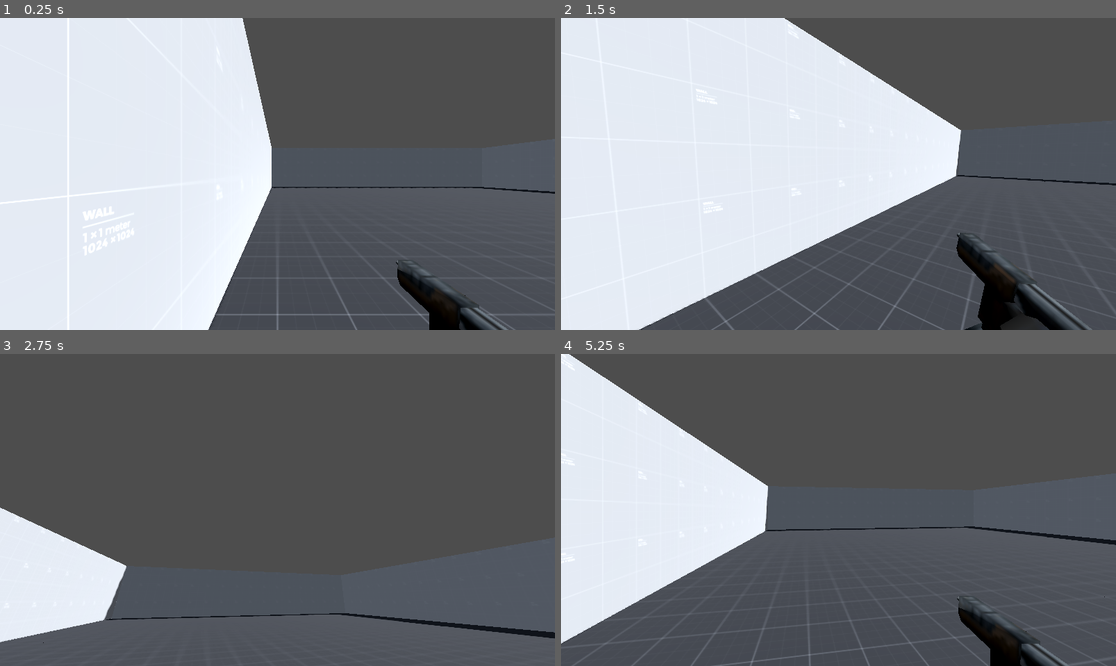
Above: before the commit, frames 1-4 (two rows, left to right).
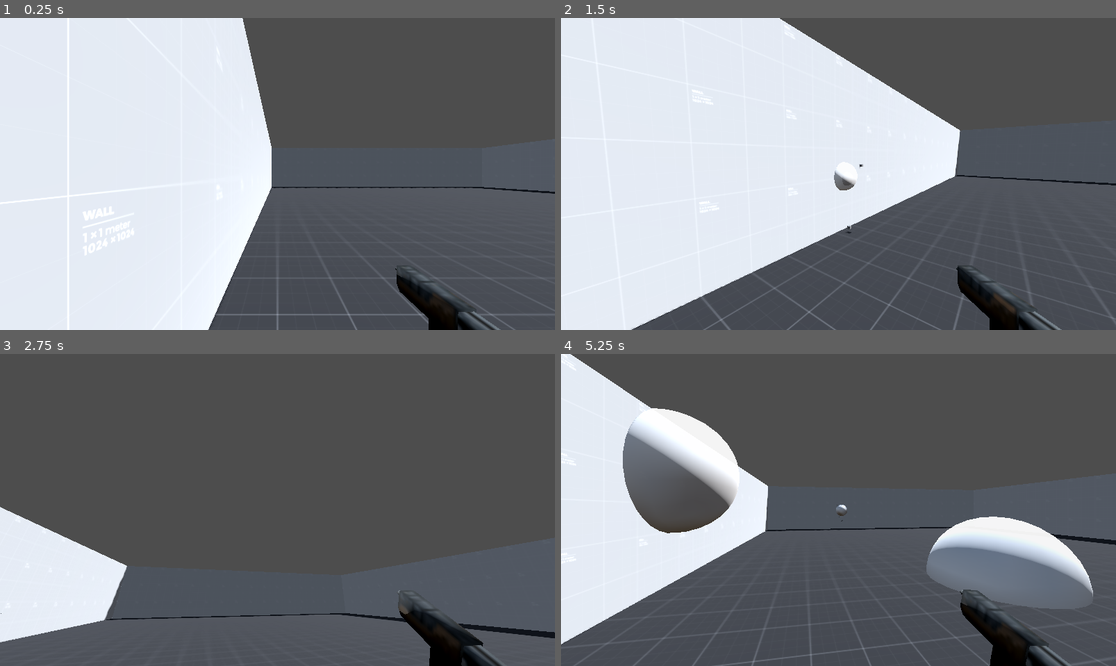
Above: after the commit, the same moments.

Repository: smekbo/office
Game: Godot game, scene res://fear_fps_main.tscn
The game is run twice, just before and just after one commit, with the same random seed, the same clock (stepped at 60 frames per second) and the same inputs.
Inputs (mouse positions are in pixels of both pictures, inside the frame that each line leads up to):
- Up to frame 1 (0.25 s): no input
- Up to frame 2 (1.5 s): tap Enter (ui_accept) at 0.5 s; move the mouse to (960, 158) at 0.52 s; press the mouse at (960, 158) at 0.53 s; hold D (move_right) 0.53-1.28 s; tap E (use) at 0.6 s; tap Space (jump) at 0.77 s; move the mouse to (727, 189) at 1.27 s; release the mouse at (727, 189) at 1.28 s; hold S (move_backward) from 1.28 s (still down); click (727, 189) at 1.35 s
- Up to frame 3 (2.75 s): tap Space (jump) at 1.52 s; tap E (use) at 1.55, 2.1 s; move the mouse to (333, 441) at 2.02 s; release S (move_backward) at 2.03 s; press the mouse at (333, 441) at 2.03 s; hold D (move_right) from 2.03 s (still down)
- Up to frame 4 (5.25 s): move the mouse to (810, 572) at 2.77 s; release D (move_right) at 2.78 s; release the mouse at (810, 572) at 2.78 s; hold W (move_forward) 2.78-3.53 s; click (810, 572) at 2.85 s; tap Space (jump) at 3.02, 3.77, 4.52 s; tap E (use) at 3.05, 3.6, 4.55, 5.1 s; move the mouse to (1005, 556) at 3.52 s; press the mouse at (1005, 556) at 3.53 s; hold A (move_left) 3.53-5.03 s; move the mouse to (672, 463) at 4.27 s; release the mouse at (672, 463) at 4.28 s; click (672, 463) at 4.35 s; move the mouse to (866, 510) at 5.02 s; press the mouse at (866, 510) at 5.03 s; hold S (move_backward) from 5.03 s (still down)

The runs differ from the first frame. In frame 1, 0.9% of the frame differs, in the area x 71-92%, y 77-100%; in frame 2, 4.2%; in frame 3, 1.8%; in frame 4, 12%, in the area x 0-100%, y 0-100%.

Commit message:
gun impact effect test

Diff:
--- a/entities/player/fear_fps_camera.gd
+++ b/entities/player/fear_fps_camera.gd
@@ -1,7 +1,8 @@
 extends CharacterBody3D
 
 @onready var camera : Node3D = $cam_pivot
-@onready var player_model : Node3D = $gangstarig
+
+@onready var animation : AnimationTree = $cam_pivot/gangstarig/AnimationTree
 
 var mouseDelta : Vector2 = Vector2()
 var minLookAngle : float = -90.0
@@ -49,6 +50,12 @@
 
 	if mouseDelta:
 		process_camera(delta)
+
+	if Input.is_action_pressed("fire"):
+		animation["parameters/Blend2/blend_amount"] = 1
+	else :
+		animation["parameters/Blend2/blend_amount"] = 0
+
 #	if Input.is_action_just_pressed("use"):
 #		var col = use_ray.get_collision_point()
 #		print(col)
@@ -66,6 +73,6 @@
 	#camera.rotation_degrees.x = clamp(rotation_degrees.x, minLookAngle, maxLookAngle)
 
 	# rotate the player along their y-axis
-	rotation_degrees.y -= mouseDelta.x * lookSensitivity * delta
+	camera.rotation_degrees.y -= mouseDelta.x * lookSensitivity * delta
 
 	mouseDelta = Vector2()
--- a/entities/player/fear_fps_camera.tscn
+++ b/entities/player/fear_fps_camera.tscn
@@ -1,28 +1,29 @@
-[gd_scene load_steps=8 format=3 uid="uid://bgqffqcrj76oa"]
+[gd_scene load_steps=9 format=3 uid="uid://bgqffqcrj76oa"]
 
 [ext_resource type="Script" path="res://entities/player/fear_fps_camera.gd" id="1_l1qma"]
 [ext_resource type="PackedScene" uid="uid://b1um7lgs8o1ph" path="res://entities/player/gangstarig.glb" id="2_5rgd3"]
+[ext_resource type="PackedScene" uid="uid://wlc4s2lsffk4" path="res://entities/player/weapon.tscn" id="3_4olqu"]
 
 [sub_resource type="CapsuleShape3D" id="CapsuleShape3D_kl5tv"]
 
-[sub_resource type="AnimationNodeAdd2" id="AnimationNodeAdd2_og7qq"]
-
-[sub_resource type="AnimationNodeAnimation" id="AnimationNodeAnimation_46rhh"]
+[sub_resource type="AnimationNodeAnimation" id="AnimationNodeAnimation_cq40r"]
 animation = &"Anim_Layer"
 
 [sub_resource type="AnimationNodeAnimation" id="AnimationNodeAnimation_r1l88"]
 animation = &"Base_Layer"
 
+[sub_resource type="AnimationNodeBlend2" id="AnimationNodeBlend2_ay5g5"]
+
 [sub_resource type="AnimationNodeBlendTree" id="AnimationNodeBlendTree_e5klj"]
-graph_offset = Vector2(-245.39, 80.901)
-nodes/Add2/node = SubResource("AnimationNodeAdd2_og7qq")
-nodes/Add2/position = Vector2(600, 140)
+graph_offset = Vector2(-245.757, 98.4095)
 nodes/Animation/node = SubResource("AnimationNodeAnimation_r1l88")
-nodes/Animation/position = Vector2(400, 120)
-"nodes/Animation 2/node" = SubResource("AnimationNodeAnimation_46rhh")
-"nodes/Animation 2/position" = Vector2(400, 240)
+nodes/Animation/position = Vector2(380, 260)
+"nodes/Animation 2/node" = SubResource("AnimationNodeAnimation_cq40r")
+"nodes/Animation 2/position" = Vector2(380, 120)
+nodes/Blend2/node = SubResource("AnimationNodeBlend2_ay5g5")
+nodes/Blend2/position = Vector2(580, 140)
 nodes/output/position = Vector2(820, 180)
-node_connections = [&"output", 0, &"Add2", &"Add2", 0, &"Animation", &"Add2", 1, &"Animation 2"]
+node_connections = [&"output", 0, &"Blend2", &"Blend2", 0, &"Animation 2", &"Blend2", 1, &"Animation"]
 
 [node name="fear_fps_camera" type="CharacterBody3D"]
 script = ExtResource("1_l1qma")
@@ -36,19 +37,23 @@
 
 [node name="Camera3D" type="Camera3D" parent="cam_pivot"]
 
-[node name="gangstarig" parent="." instance=ExtResource("2_5rgd3")]
+[node name="gangstarig" parent="cam_pivot" instance=ExtResource("2_5rgd3")]
+transform = Transform3D(1, 0, 0, 0, 1, 0, 0, 0, 1, 0, -1.97129, 0.150247)
 
-[node name="Skeleton3D" parent="gangstarig/metarig" index="0"]
+[node name="Skeleton3D" parent="cam_pivot/gangstarig/metarig" index="0"]
 bones/4/scale = Vector3(0.176141, 0.176141, 0.176141)
 bones/13/rotation = Quaternion(-0.43485, 0.54086, 0.56141, 0.450771)
 bones/14/rotation = Quaternion(-0.143304, -0.0376908, 0.307377, 0.93998)
-bones/15/rotation = Quaternion(0.166846, -0.0411977, 0.22675, 0.958671)
-bones/16/rotation = Quaternion(0.0547392, -0.682787, -0.0663811, 0.725534)
+bones/15/rotation = Quaternion(0.14778, -0.0514363, 0.22533, 0.961635)
+bones/16/rotation = Quaternion(0.0309992, -0.706949, -0.037393, 0.705594)
 
-[node name="AnimationTree" type="AnimationTree" parent="gangstarig"]
+[node name="AnimationTree" type="AnimationTree" parent="cam_pivot/gangstarig"]
 tree_root = SubResource("AnimationNodeBlendTree_e5klj")
 anim_player = NodePath("../AnimationPlayer")
 active = true
-parameters/Add2/add_amount = 0.0
+parameters/Blend2/blend_amount = 0.0
 
-[editable path="gangstarig"]
+[node name="weapon" parent="cam_pivot" instance=ExtResource("3_4olqu")]
+transform = Transform3D(-1, 0, -8.74228e-08, 0, 1, 0, 8.74228e-08, 0, -1, 0.447659, -0.318672, -0.796681)
+
+[editable path="cam_pivot/gangstarig"]
--- /dev/null
+++ b/entities/player/weapon.gd
@@ -0,0 +1,26 @@
+extends Node3D
+
+@onready var impact_scene = load("res://entities/player/weapon_impact.tscn")
+
+@onready var ray : RayCast3D = $RayCast3D
+
+var firing_speed : float = 0.05
+var firing_timer : float = 0
+
+# Called when the node enters the scene tree for the first time.
+func _ready():
+	pass # Replace with function body.
+
+
+# Called every frame. 'delta' is the elapsed time since the previous frame.
+func _process(delta):
+	if Input.is_action_pressed("fire"):
+		if firing_timer >= firing_speed:
+			firing_timer = 0
+			if ray.is_colliding():
+				var col = ray.get_collision_point()
+				var impact = impact_scene.instantiate()
+
+				get_tree().root.add_child(impact)
+				impact.position = col
+		firing_timer += delta
--- /dev/null
+++ b/entities/player/weapon.tscn
@@ -0,0 +1,68 @@
+[gd_scene load_steps=7 format=3 uid="uid://wlc4s2lsffk4"]
+
+[ext_resource type="Script" path="res://entities/player/weapon.gd" id="1_u2h6h"]
+
+[sub_resource type="CylinderMesh" id="CylinderMesh_hc5j8"]
+top_radius = 0.005
+bottom_radius = 0.005
+height = 100.0
+radial_segments = 8
+
+[sub_resource type="Animation" id="Animation_vaens"]
+resource_name = "firing"
+tracks/0/type = "value"
+tracks/0/imported = false
+tracks/0/enabled = true
+tracks/0/path = NodePath(".:visible")
+tracks/0/interp = 1
+tracks/0/loop_wrap = true
+tracks/0/keys = {
+"times": PackedFloat32Array(0),
+"transitions": PackedFloat32Array(1),
+"update": 1,
+"values": [true]
+}
+
+[sub_resource type="Animation" id="Animation_oa705"]
+length = 0.001
+tracks/0/type = "value"
+tracks/0/imported = false
+tracks/0/enabled = true
+tracks/0/path = NodePath(".:visible")
+tracks/0/interp = 1
+tracks/0/loop_wrap = true
+tracks/0/keys = {
+"times": PackedFloat32Array(0),
+"transitions": PackedFloat32Array(1),
+"update": 1,
+"values": [false]
+}
+
+[sub_resource type="AnimationLibrary" id="AnimationLibrary_pouki"]
+_data = {
+"RESET": SubResource("Animation_oa705"),
+"firing": SubResource("Animation_vaens")
+}
+
+[sub_resource type="RibbonTrailMesh" id="RibbonTrailMesh_7773w"]
+
+[node name="weapon" type="Node3D"]
+script = ExtResource("1_u2h6h")
+
+[node name="bullet_trail" type="MeshInstance3D" parent="."]
+transform = Transform3D(1, 0, 0, 0, -4.37114e-08, -1, 0, 1, -4.37114e-08, 0, 0, -50)
+visible = false
+mesh = SubResource("CylinderMesh_hc5j8")
+skeleton = NodePath("../CPUParticles3D")
+
+[node name="AnimationPlayer" type="AnimationPlayer" parent="bullet_trail"]
+libraries = {
+"": SubResource("AnimationLibrary_pouki")
+}
+
+[node name="CPUParticles3D" type="CPUParticles3D" parent="."]
+visible = false
+mesh = SubResource("RibbonTrailMesh_7773w")
+
+[node name="RayCast3D" type="RayCast3D" parent="."]
+target_position = Vector3(0, 0, 100)
--- /dev/null
+++ b/entities/player/weapon_impact.gd
@@ -0,0 +1,7 @@
+extends Node3D
+
+@onready var anim : AnimationPlayer = $AnimationPlayer
+
+# Called when the node enters the scene tree for the first time.
+func _ready():
+	anim.play("impact")
--- /dev/null
+++ b/entities/player/weapon_impact.tscn
@@ -0,0 +1,135 @@
+[gd_scene load_steps=8 format=3 uid="uid://crnjqovoto4t8"]
+
+[ext_resource type="Script" path="res://entities/player/weapon_impact.gd" id="1_k64vb"]
+
+[sub_resource type="Animation" id="Animation_vrcv7"]
+resource_name = "impact"
+tracks/0/type = "value"
+tracks/0/imported = false
+tracks/0/enabled = true
+tracks/0/path = NodePath(".:scale")
+tracks/0/interp = 1
+tracks/0/loop_wrap = true
+tracks/0/keys = {
+"times": PackedFloat32Array(0, 0.2, 1),
+"transitions": PackedFloat32Array(1, 1, 1),
+"update": 0,
+"values": [Vector3(0, 0, 0), Vector3(2, 2, 2), Vector3(5, 5, 5)]
+}
+tracks/1/type = "value"
+tracks/1/imported = false
+tracks/1/enabled = true
+tracks/1/path = NodePath(".:mesh:material:albedo_color")
+tracks/1/interp = 1
+tracks/1/loop_wrap = true
+tracks/1/keys = {
+"times": PackedFloat32Array(0, 0.2, 1),
+"transitions": PackedFloat32Array(1, 1, 1),
+"update": 0,
+"values": [Color(1, 1, 1, 1), Color(1, 1, 1, 0.278431), Color(1, 1, 1, 0)]
+}
+tracks/2/type = "method"
+tracks/2/imported = false
+tracks/2/enabled = true
+tracks/2/path = NodePath("..")
+tracks/2/interp = 1
+tracks/2/loop_wrap = true
+tracks/2/keys = {
+"times": PackedFloat32Array(1),
+"transitions": PackedFloat32Array(1),
+"values": [{
+"args": [],
+"method": &"queue_free"
+}]
+}
+tracks/3/type = "value"
+tracks/3/imported = false
+tracks/3/enabled = true
+tracks/3/path = NodePath("../CPUParticles3D:emitting")
+tracks/3/interp = 1
+tracks/3/loop_wrap = true
+tracks/3/keys = {
+"times": PackedFloat32Array(0),
+"transitions": PackedFloat32Array(1),
+"update": 1,
+"values": [true]
+}
+
+[sub_resource type="Animation" id="Animation_xp31t"]
+length = 0.001
+tracks/0/type = "value"
+tracks/0/imported = false
+tracks/0/enabled = true
+tracks/0/path = NodePath(".:scale")
+tracks/0/interp = 1
+tracks/0/loop_wrap = true
+tracks/0/keys = {
+"times": PackedFloat32Array(0),
+"transitions": PackedFloat32Array(1),
+"update": 0,
+"values": [Vector3(0, 0, 0)]
+}
+tracks/1/type = "value"
+tracks/1/imported = false
+tracks/1/enabled = true
+tracks/1/path = NodePath(".:mesh:material:albedo_color")
+tracks/1/interp = 1
+tracks/1/loop_wrap = true
+tracks/1/keys = {
+"times": PackedFloat32Array(0),
+"transitions": PackedFloat32Array(1),
+"update": 0,
+"values": [Color(1, 1, 1, 1)]
+}
+tracks/2/type = "value"
+tracks/2/imported = false
+tracks/2/enabled = true
+tracks/2/path = NodePath("../CPUParticles3D:emitting")
+tracks/2/interp = 1
+tracks/2/loop_wrap = true
+tracks/2/keys = {
+"times": PackedFloat32Array(0),
+"transitions": PackedFloat32Array(1),
+"update": 1,
+"values": [false]
+}
+
+[sub_resource type="AnimationLibrary" id="AnimationLibrary_nunm0"]
+_data = {
+"RESET": SubResource("Animation_xp31t"),
+"impact": SubResource("Animation_vrcv7")
+}
+
+[sub_resource type="StandardMaterial3D" id="StandardMaterial3D_gjsve"]
+transparency = 1
+
+[sub_resource type="SphereMesh" id="SphereMesh_8hp4x"]
+material = SubResource("StandardMaterial3D_gjsve")
+radial_segments = 32
+rings = 16
+
+[sub_resource type="BoxMesh" id="BoxMesh_jkj4a"]
+size = Vector3(0.1, 0.1, 0.1)
+
+[node name="weapon_impact" type="Node3D"]
+script = ExtResource("1_k64vb")
+
+[node name="AnimationPlayer" type="AnimationPlayer" parent="."]
+root_node = NodePath("../MeshInstance3D")
+libraries = {
+"": SubResource("AnimationLibrary_nunm0")
+}
+
+[node name="MeshInstance3D" type="MeshInstance3D" parent="."]
+transform = Transform3D(0, 0, 0, 0, 0, 0, 0, 0, 0, 0, 0, 0)
+mesh = SubResource("SphereMesh_8hp4x")
+
+[node name="CPUParticles3D" type="CPUParticles3D" parent="."]
+emitting = false
+amount = 2
+explosiveness = 1.0
+mesh = SubResource("BoxMesh_jkj4a")
+spread = 180.0
+gravity = Vector3(0, -9.18, 0)
+initial_velocity_min = 10.0
+initial_velocity_max = 15.0
--- a/main.tscn
+++ b/main.tscn
@@ -6,7 +6,7 @@
 [ext_resource type="PackedScene" uid="uid://ca3ktphds8w2n" path="res://entities/props/table.tscn" id="3_o7e77"]
 [ext_resource type="PackedScene" uid="uid://c36x01l6o14xc" path="res://levels/static/wall-window.tscn" id="4_46i3y"]
 [ext_resource type="PackedScene" uid="uid://344gk8ncqdyu" path="res://entities/props/file_cabinet.tscn" id="5_ewq2r"]
-[ext_resource type="PackedScene" uid="uid://hfetij4f8ktt" path="res://roach.tscn" id="7_ibjcn"]
+[ext_resource type="PackedScene" uid="uid://hfetij4f8ktt" path="res://entities/npcs/roach.tscn" id="7_ibjcn"]
 [ext_resource type="PackedScene" uid="uid://dhvrh83k4oh7a" path="res://entities/props/table_method2.tscn" id="8_mqw36"]
 [ext_resource type="PackedScene" uid="uid://b72dbnj475t73" path="res://entities/props/file_cabinet_method2.tscn" id="9_3f6id"]
 
--- a/project.godot
+++ b/project.godot
@@ -47,6 +47,11 @@
 "events": [Object(InputEventKey,"resource_local_to_scene":false,"resource_name":"","device":-1,"window_id":0,"alt_pressed":false,"shift_pressed":false,"ctrl_pressed":false,"meta_pressed":false,"pressed":false,"keycode":0,"physical_keycode":69,"key_label":0,"unicode":101,"echo":false,"script":null)
 ]
 }
+fire={
+"deadzone": 0.5,
+"events": [Object(InputEventMouseButton,"resource_local_to_scene":false,"resource_name":"","device":-1,"window_id":0,"alt_pressed":false,"shift_pressed":false,"ctrl_pressed":false,"meta_pressed":false,"button_mask":0,"position":Vector2(0, 0),"global_position":Vector2(0, 0),"factor":1.0,"button_index":1,"canceled":false,"pressed":false,"double_click":false,"script":null)
+]
+}
 
 [layer_names]
 
